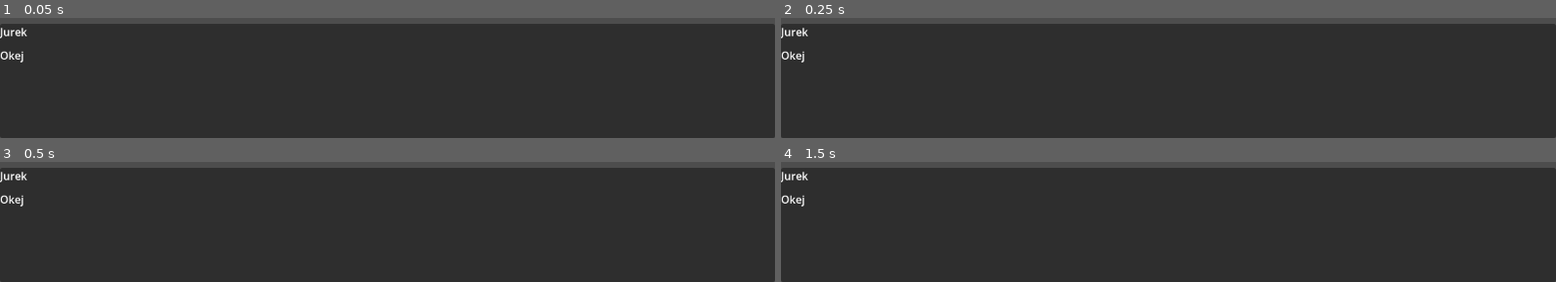
Above: before the commit, frames 1-4 (two rows, left to right).
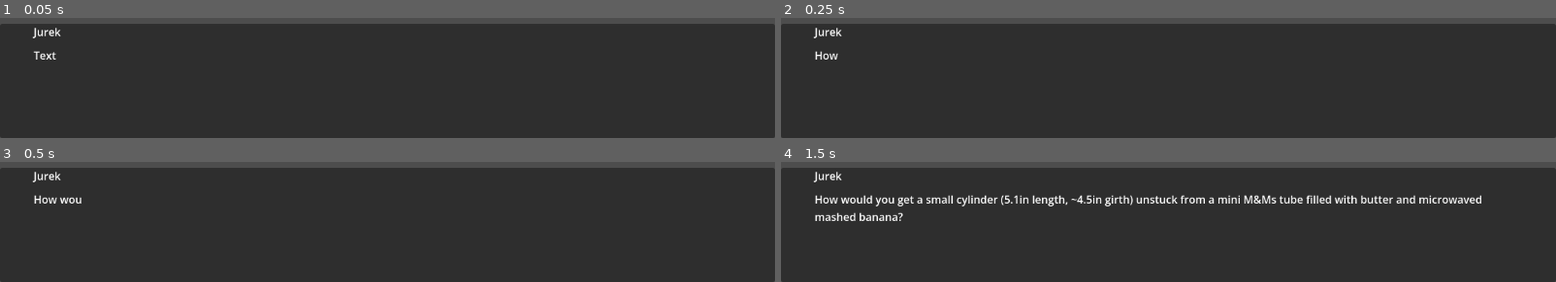
Above: after the commit, the same moments.

Repository: Tabolator1806/Visual-Novel
Game: Godot game, scene res://game.tscn
The game is run twice, just before and just after one commit, with the same random seed, the same clock (stepped at 60 frames per second) and the same inputs.
Inputs (mouse positions are in pixels of both pictures, inside the frame that each line leads up to):
- Up to frame 1 (0.05 s): no input
- Up to frame 2 (0.25 s): no input
- Up to frame 3 (0.5 s): no input
- Up to frame 4 (1.5 s): tap Enter at 0.5 s; move the mouse to (outside the picture) at 0.52 s; click (outside the picture) at 0.67 s; tap Space at 1.25 s; move the mouse to (outside the picture) at 1.27 s; click (outside the picture) at 1.42 s

The runs differ from the first frame. In frame 1, 0.5% of the frame differs, in the area x 0-8%, y 8-38%; in frame 2, 0.6%; in frame 3, 0.7%; in frame 4, 4.0%, in the area x 0-91%, y 8-50%.

Commit message:
fajny tekst

Diff:
--- a/assets/dialog1.tres
+++ b/assets/dialog1.tres
@@ -5,5 +5,5 @@
 [resource]
 script = ExtResource("1_51fd4")
 character_name = "Jurek"
-character_text = "Okej"
+character_text = "How would you get a small cylinder (5.1in length, ~4.5in girth) unstuck from a mini M&Ms tube filled with butter and microwaved mashed banana? "
 metadata/_custom_type_script = "uid://crcnpixkv6w75"
--- a/scenes/text_box.tscn
+++ b/scenes/text_box.tscn
@@ -11,23 +11,29 @@
 grow_horizontal = 2
 grow_vertical = 2
 script = ExtResource("1_k7ve7")
-character_name_node = NodePath("TextBox/VSplitContainer/CharacterName")
-character_text_node = NodePath("TextBox/VSplitContainer/CharacterText")
+character_name_node = NodePath("Margin/VSplitContainer/CharacterName")
+character_text_node = NodePath("Margin/VSplitContainer/CharacterText")
+text_pace = 0.05
 
-[node name="TextBox" type="MarginContainer" parent="." unique_id=1796514977]
+[node name="Margin" type="MarginContainer" parent="." unique_id=1796514977]
 layout_mode = 0
 offset_right = 1152.0
 offset_bottom = 200.0
+theme_override_constants/margin_left = 50
+theme_override_constants/margin_right = 50
 
-[node name="VSplitContainer" type="VSplitContainer" parent="TextBox" unique_id=2047894545]
+[node name="VSplitContainer" type="VSplitContainer" parent="Margin" unique_id=2047894545]
 layout_mode = 2
-size_flags_vertical = 0
 dragging_enabled = false
+dragger_visibility = 1
 
-[node name="CharacterName" type="Label" parent="TextBox/VSplitContainer" unique_id=1850837800]
+[node name="CharacterName" type="Label" parent="Margin/VSplitContainer" unique_id=1850837800]
 layout_mode = 2
 text = "Name"
 
-[node name="CharacterText" type="Label" parent="TextBox/VSplitContainer" unique_id=1586597067]
+[node name="CharacterText" type="Label" parent="Margin/VSplitContainer" unique_id=1586597067]
+custom_minimum_size = Vector2(500, 100)
 layout_mode = 2
+size_flags_vertical = 0
 text = "Text"
+autowrap_mode = 3
--- a/scripts/text_box.gd
+++ b/scripts/text_box.gd
@@ -4,11 +4,33 @@
 @export var text:Resource
 @export var character_name_node:Label
 @export var character_text_node:Label
+@export var text_pace:float
+var text_in_progress = false
+var skipped = false
 # Called when the node enters the scene tree for the first time.
 func _ready() -> void:
-	character_name_node.set_text(text.character_name)
-	character_text_node.set_text(text.character_text)
+	showText(text.character_name,text.character_text)
 
 # Called every frame. 'delta' is the elapsed time since the previous frame.
 func _process(delta: float) -> void:
 	pass
+func showText(name,text) -> void:
+	text_in_progress = true
+	var current_text = ""
+	character_name_node.set_text(name)
+	for letter in text:
+		await get_tree().create_timer(text_pace).timeout
+		if skipped:
+			break
+		current_text += letter
+		character_text_node.set_text(current_text)
+	text_in_progress = false
+	skipped = false
+func skip_text(text):
+	if text_in_progress:
+		skipped = true
+		character_text_node.set_text(text)
+func _input(event):
+	if event is InputEventMouseButton:
+		if event.button_index==1 and event.pressed:
+			skip_text(text.character_text)
